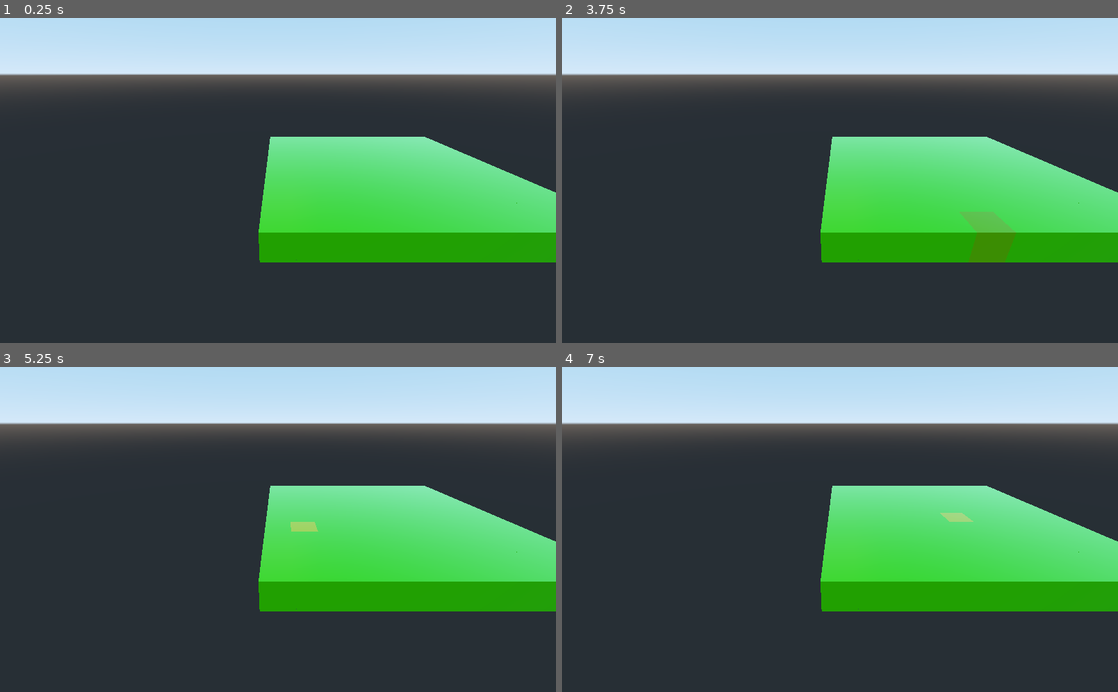
Above: before the commit, frames 1-4 (two rows, left to right).
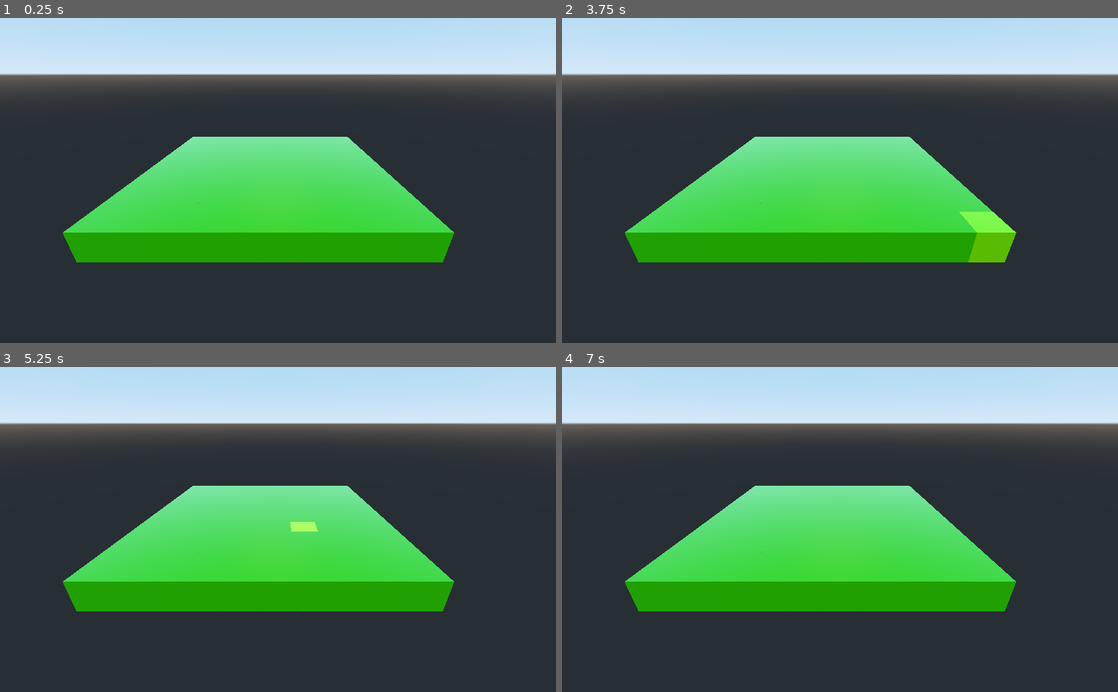
Above: after the commit, the same moments.

Repository: godisntheradio/GuardiaoMotores
Game: Godot game, scene res://Objects/Main.tscn
Two runs of this game, one before a commit and one after it. Both use one fixed random seed, a clock stepped at 60 frames per second and the inputs below.
Inputs (mouse positions are in pixels of both pictures, inside the frame that each line leads up to):
- Up to frame 1 (0.25 s): no input
- Up to frame 2 (3.75 s): tap Enter at 0.5, 2.75 s; move the mouse to (962, 164) at 0.52 s; tap Space at 1.25 s; move the mouse to (728, 196) at 1.27 s; move the mouse to (895, 109) at 2.02 s; move the mouse to (812, 245) at 2.77 s; move the mouse to (1006, 229) at 3.52 s
- Up to frame 3 (5.25 s): move the mouse to (111, 480) at 4.27 s; tap Space at 5 s; move the mouse to (305, 529) at 5.02 s
- Up to frame 4 (7 s): move the mouse to (756, 448) at 5.77 s; tap Enter at 6.5 s; move the mouse to (962, 513) at 6.52 s

The runs differ from the first frame. In frame 1, 18% of the frame differs, in the area x 11-100%, y 36-76%; in frame 2, 19%; in frame 3, 18%; in frame 4, 18%.

Commit message:
mudança no shader

Diff:
--- a/Project/Objects/Main.tscn
+++ b/Project/Objects/Main.tscn
@@ -6,6 +6,7 @@
 [node name="Main" type="Spatial"]
 
 [node name="Map" parent="." instance=ExtResource( 1 )]
+transform = Transform( 1, 0, 0, 0, 1, 0, 0, 0, 1, -5, 0, 0 )
 width = 3
 height = 3
 
--- a/Project/Shader/tile.shader
+++ b/Project/Shader/tile.shader
@@ -15,7 +15,7 @@
 uniform vec3 uv2_scale;
 uniform vec3 uv2_offset;
 
-uniform bool should_blink;
+uniform float should_blink;
 uniform vec4 blink_color;
 uniform float blink_speed;
 
@@ -23,23 +23,13 @@
 	UV=UV*uv1_scale.xy+uv1_offset.xy;
 }
 
-
-
-
 void fragment() {
 	vec2 base_uv = UV;
 	vec4 albedo_tex = texture(texture_albedo,base_uv);
 	// blinking code --
 	float clamped_time = (sin ( TIME * blink_speed ) + 1.0) / 2.0;
-	vec4 blinking = blink_color * clamped_time;
-	if(!should_blink)
-	{
-		ALBEDO = albedo.rgb * albedo_tex.rgb;
-	}
-	else
-	{
-		ALBEDO = mix(albedo.rgb * albedo_tex.rgb, blinking.rgb, clamped_time);
-	}
+	vec4 blinking = blink_color * clamped_time * should_blink;
+	ALBEDO = albedo.rgb * albedo_tex.rgb + blinking.rgb;
 	float metallic_tex = dot(texture(texture_metallic,base_uv),metallic_texture_channel);
 	METALLIC = metallic_tex * metallic;
 	float roughness_tex = dot(texture(texture_roughness,base_uv),roughness_texture_channel);
